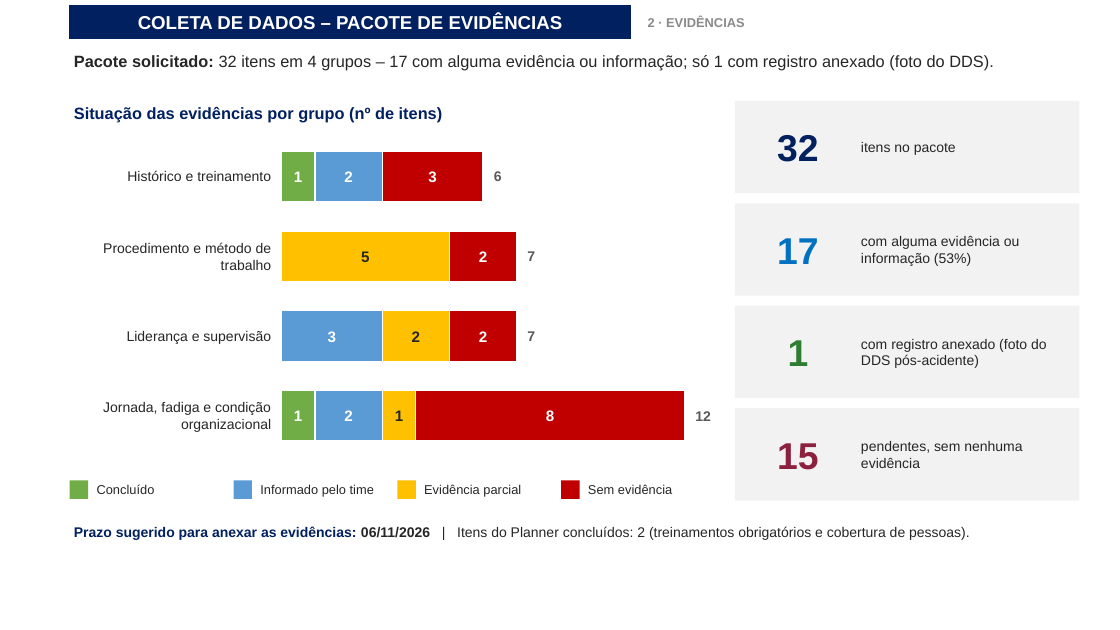
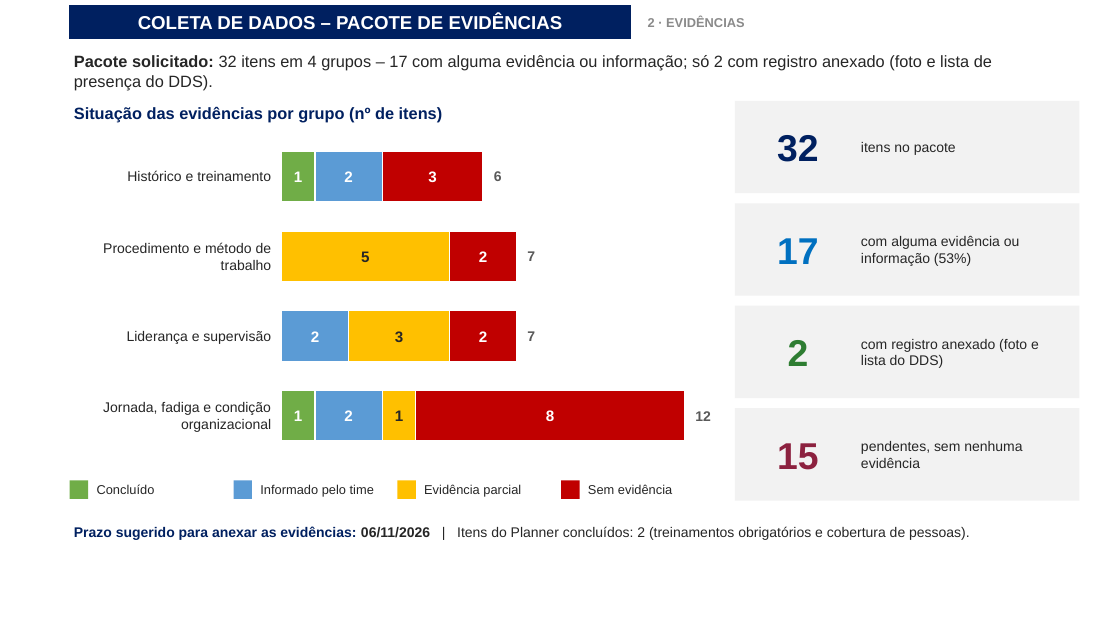
Before and after one commit to luantavarez9/hospital-seguro, a slide deck: slide 7 of entrega_acidente_GRU1/Apresentacao_Ocorrencia_Acidente_GRU_I.pptx. Drawn at 1120x630 pixels with LibreOffice and Linux fonts; fonts in the diff are those of the drawing; background and template pictures are left out. Boxes give left, top, right and bottom in pixels: in the first picture for what was removed or moved away, otherwise in the second. Text is boxed around its words. In the diff, an @@ line names an element or a change of style, - is before the commit and + after.

```diff
--- a/entrega_acidente_GRU1/Apresentacao_Ocorrencia_Acidente_GRU_I.pptx
+++ b/entrega_acidente_GRU1/Apresentacao_Ocorrencia_Acidente_GRU_I.pptx
@@ text at [74, 55, 992, 90]: text changed @@
-Pacote solicitado: 32 itens em 4 grupos – 17 com alguma evidência ou informação; só 1 com registro anexado (foto do DDS).
+Pacote solicitado: 32 itens em 4 grupos – 17 com alguma evidência ou informação; só 2 com registro anexado (foto e lista de presença do DDS).
@@ rectangle "2": place and size @@
-rectangle "2" at [382, 311, 450, 361]
+rectangle "2" at [281, 311, 349, 361]
@@ rectangle "2" at [281, 311, 349, 361]: text colour #262626 to #FFFFFF; fill #FFC000 to #5B9BD5 @@
@@ rectangle "3": place and size @@
-rectangle "3" at [281, 311, 382, 361]
+rectangle "3" at [349, 311, 450, 361]
@@ rectangle "3" at [349, 311, 450, 361]: text colour #FFFFFF to #262626; fill #5B9BD5 to #FFC000 @@
@@ text at [788, 340, 809, 366]: text changed @@
-1
+2
@@ text at [861, 339, 1039, 368]: text changed @@
-com registro anexado (foto do DDS pós-acidente)
+com registro anexado (foto e lista do DDS)
```
Also in this commit, not shown: 11 other slides changed, 1 slide added, 15 other files.
